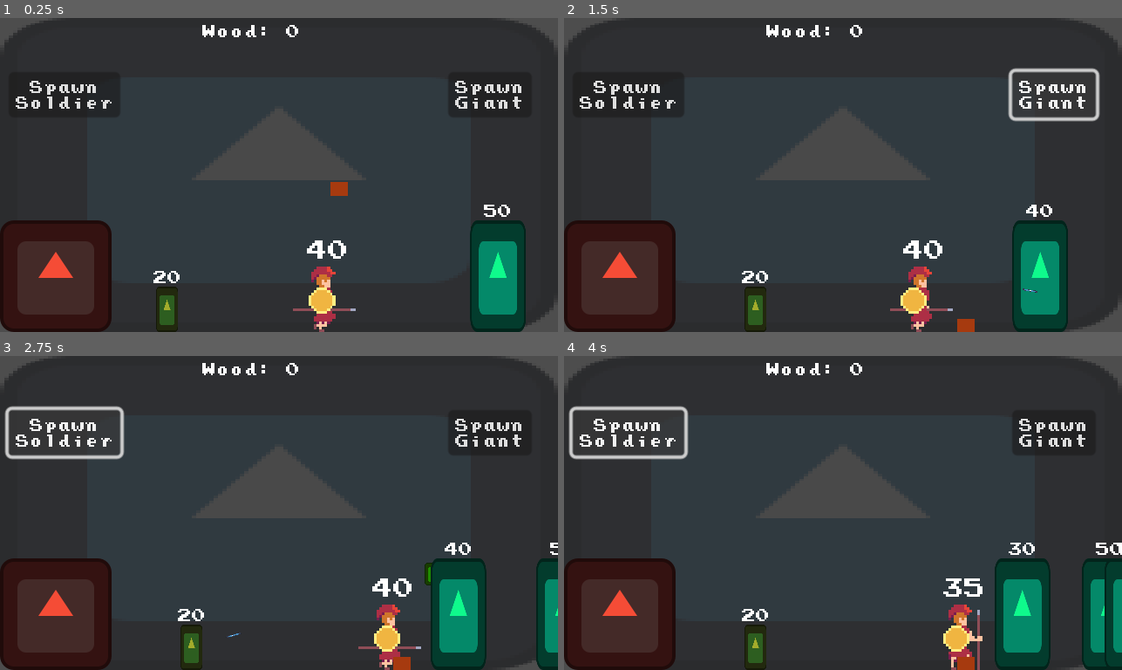
Above: before the commit, frames 1-4 (two rows, left to right).
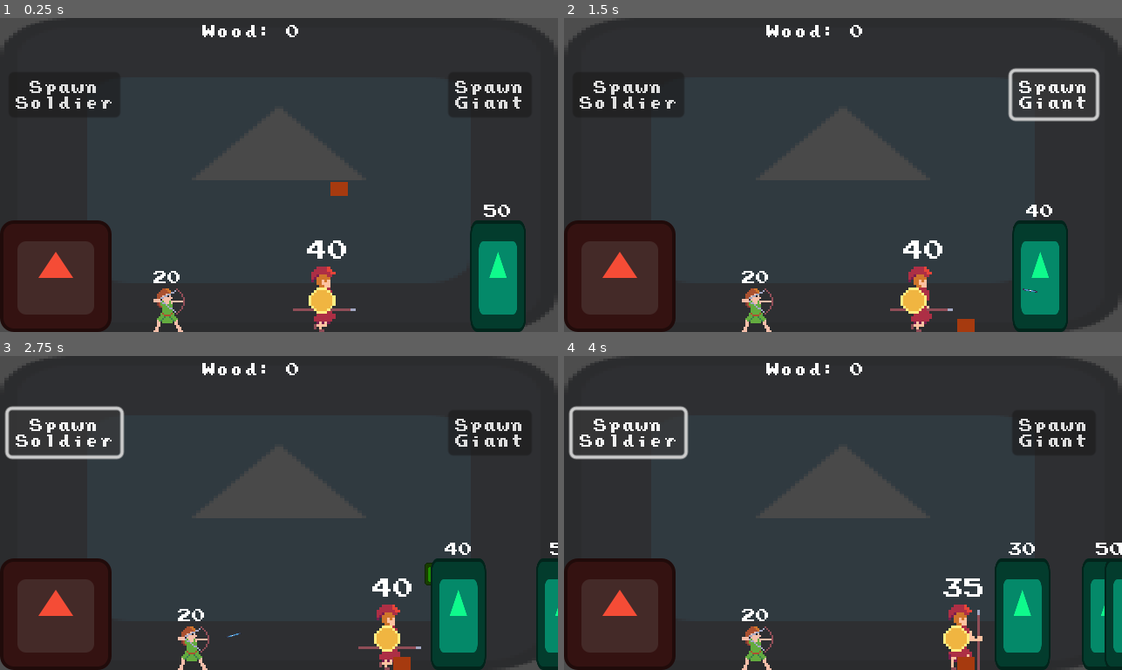
Above: after the commit, the same moments.

Repository: pjz987/Hephaestus
Game: Godot game, scene res://battle.tscn
Same seed, same stepped clock (60 frames per second), same inputs: the game is played once before the commit and once after it. The engine's default icon, where the game draws it, is replaced by a stand-in: a white triangle on a blue panel in a dark square.
Inputs:
- Up to frame 1 (0.25 s): no input
- Up to frame 2 (1.5 s): click "Spawn Soldier" at 0.5 s; click "Spawn Giant" at 1.25 s
- Up to frame 3 (2.75 s): click "Spawn Soldier" at 2 s
- Up to frame 4 (4 s): click "Spawn Giant" at 2.75 s; click "Spawn Soldier" at 3.5 s

The runs differ from the first frame. In frame 1, 0.6% of the frame differs, in the area x 27-34%, y 85-100%; in frame 2, 0.6%; in frame 3, 0.6%; in frame 4, 0.6%.

Commit message:
archer animations

Diff:
--- a/archer.tscn
+++ b/archer.tscn
@@ -1,14 +1,88 @@
-[gd_scene load_steps=6 format=3 uid="uid://cpp3apj2i7jp7"]
+[gd_scene load_steps=12 format=3 uid="uid://cpp3apj2i7jp7"]
 
 [ext_resource type="Script" path="res://archer.gd" id="1_w1eyd"]
 [ext_resource type="Texture2D" uid="uid://jejcgnuvw6d4" path="res://icon.svg" id="2_cfws5"]
 [ext_resource type="Theme" uid="uid://cjf071kagw7u2" path="res://theme.tres" id="3_knuly"]
+[ext_resource type="Texture2D" uid="uid://b8hltjbbi3lwi" path="res://artemis.png" id="4_6mklv"]
 
 [sub_resource type="RectangleShape2D" id="RectangleShape2D_fc6hm"]
 size = Vector2(12, 25)
 
 [sub_resource type="RectangleShape2D" id="RectangleShape2D_t0s6b"]
 size = Vector2(10, 24)
+
+[sub_resource type="Animation" id="Animation_viv1l"]
+resource_name = "idle"
+length = 0.1
+tracks/0/type = "value"
+tracks/0/imported = false
+tracks/0/enabled = true
+tracks/0/path = NodePath("ArcherSprite:frame")
+tracks/0/interp = 1
+tracks/0/loop_wrap = true
+tracks/0/keys = {
+"times": PackedFloat32Array(0),
+"transitions": PackedFloat32Array(1),
+"update": 1,
+"values": [0]
+}
+
+[sub_resource type="Animation" id="Animation_hg1xj"]
+length = 0.001
+tracks/0/type = "value"
+tracks/0/imported = false
+tracks/0/enabled = true
+tracks/0/path = NodePath("ArcherSprite:frame")
+tracks/0/interp = 1
+tracks/0/loop_wrap = true
+tracks/0/keys = {
+"times": PackedFloat32Array(0),
+"transitions": PackedFloat32Array(1),
+"update": 1,
+"values": [0]
+}
+
+[sub_resource type="Animation" id="Animation_5sjil"]
+resource_name = "walk"
+length = 0.8
+loop_mode = 1
+tracks/0/type = "value"
+tracks/0/imported = false
+tracks/0/enabled = true
+tracks/0/path = NodePath("ArcherSprite:frame")
+tracks/0/interp = 1
+tracks/0/loop_wrap = true
+tracks/0/keys = {
+"times": PackedFloat32Array(0, 0.1, 0.2, 0.3, 0.4, 0.5, 0.6, 0.7),
+"transitions": PackedFloat32Array(1, 1, 1, 1, 1, 1, 1, 1),
+"update": 1,
+"values": [1, 2, 3, 4, 5, 6, 7, 8]
+}
+
+[sub_resource type="Animation" id="Animation_87vm1"]
+resource_name = "attack"
+loop_mode = 2
+step = 0.2
+tracks/0/type = "value"
+tracks/0/imported = false
+tracks/0/enabled = true
+tracks/0/path = NodePath("ArcherSprite:frame")
+tracks/0/interp = 1
+tracks/0/loop_wrap = true
+tracks/0/keys = {
+"times": PackedFloat32Array(0, 0.2, 0.4, 0.6, 0.8),
+"transitions": PackedFloat32Array(1, 1, 1, 1, 1),
+"update": 1,
+"values": [9, 10, 11, 12, 12]
+}
+
+[sub_resource type="AnimationLibrary" id="AnimationLibrary_rp0cc"]
+_data = {
+"RESET": SubResource("Animation_hg1xj"),
+"attack": SubResource("Animation_87vm1"),
+"idle": SubResource("Animation_viv1l"),
+"walk": SubResource("Animation_5sjil")
+}
 
 [node name="differentsoldier" type="CharacterBody2D"]
 collision_mask = 2
@@ -19,6 +93,7 @@
 shape = SubResource("RectangleShape2D_fc6hm")
 
 [node name="Sprite2D" type="Sprite2D" parent="."]
+visible = false
 modulate = Color(0.635294, 0.670588, 0.168627, 1)
 position = Vector2(-4.76837e-07, -13)
 scale = Vector2(0.1, 0.2)
@@ -47,6 +122,9 @@
 collision_mask = 2
 
 [node name="AnimationPlayer" type="AnimationPlayer" parent="."]
+libraries = {
+"": SubResource("AnimationLibrary_rp0cc")
+}
 
 [node name="ArrowSpawnPointOld" type="Sprite2D" parent="."]
 position = Vector2(3, -17)
@@ -58,4 +136,9 @@
 [node name="ArrowSpawnPoint" type="Area2D" parent="."]
 position = Vector2(5, -17)
 
+[node name="ArcherSprite" type="Sprite2D" parent="."]
+position = Vector2(0, -13)
+texture = ExtResource("4_6mklv")
+hframes = 13
+
 [connection signal="area_entered" from="Hurtbox" to="." method="_on_hurtbox_area_entered"]
